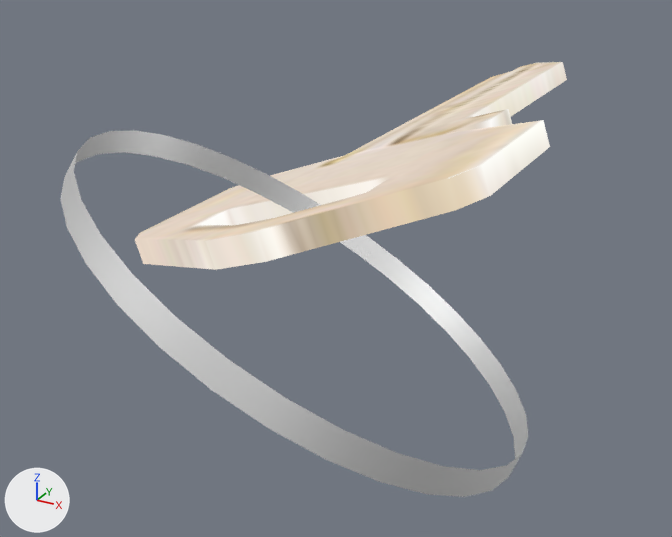
A saved change to the glTF model assets/rooms/key.gltf.
The view is the same before and after, from a 50 mm camera at (0.322, -0.69, 0.287) aimed at (-0.005, -0.094, -0.011). Lighting does not change. The marker at lower left points along +X, +Y and +Z. Where no turn or scale is listed for an object, it has been applied to the vertices. Vertices at the same position are counted once.

Before the edit, the objects in view are built like this:
```python
mat_argent = principled_material('argent')
mat_argent.base_color = (1.0, 1.0, 1.0)  # white #ffffff
mat_argent.metallic = 1.0
me_circle = bpy.data.meshes.new('Circle')
me_circle.from_pydata(...)  # 64 vertices, 64 faces; spans x -0.122..0.122, y -0.133..0.133, z -0.08..0.08
me_circle.materials.append(mat_argent)  # white #ffffff
me_plane_001 = bpy.data.meshes.new('Plane.001')
me_plane_001.from_pydata(...)  # 63 vertices, 126 faces; spans x -0.146..0.137, y -0.237..0.398, z -0.059..0.056
me_plane_001.materials.append(mat_key)
ob_body = bpy.data.objects.new('body', me_plane_001)
ob_body.location = (0.0073, -0.0051, 0.0604)
ob_circle = bpy.data.objects.new('Circle', me_circle)
ob_circle.location = (0.0967, -0.3093, 0.079)
```
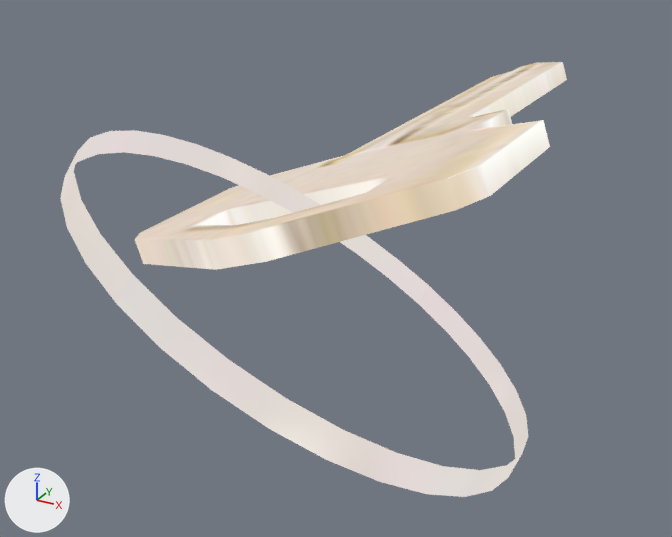
The newer file is also rescaled (x0.4) as a whole; pictures and numbers use the older file's frame.

Pixel boxes (x1, y1, x2, y2) of what changed, in the pictures (672 x 537 px):
'Circle', surface changed (grey to white): (60, 130, 528, 497) in both

Diff of the bpy script that builds the scene:
```diff
--- a/assets/rooms/key.gltf.py
+++ b/assets/rooms/key.gltf.py
@@ mat_argent @@
 mat_argent = bpy.data.materials.new('argent')
-# nodes: BsdfPrincipled, OutputMaterial
-# colours: white #ffffff
+# nodes: BsdfTransparent, Emission, LightPath, MixShader, OutputMaterial, TexImage
+# uses the picture img_clefs
@@ me_circle @@
 me_circle.from_pydata(...)  # 64 vertices, 64 faces; spans x -0.122..0.122, y -0.133..0.133, z -0.08..0.08
 # used by ob_circle; location = (0.0967, -0.3093, 0.079)
+# me_circle part 1: texture (UV) coordinates of 64 of 64 faces, centred in x -0.121..0.121, y -0.13..0.13, z -0.076..0.075, changed; they spanned u 0.0..0.0, v 0.0..0.0 and now span u 0.19..0.2, v 0.25..0.28
 me_circle.materials.append(mat_argent)
```
